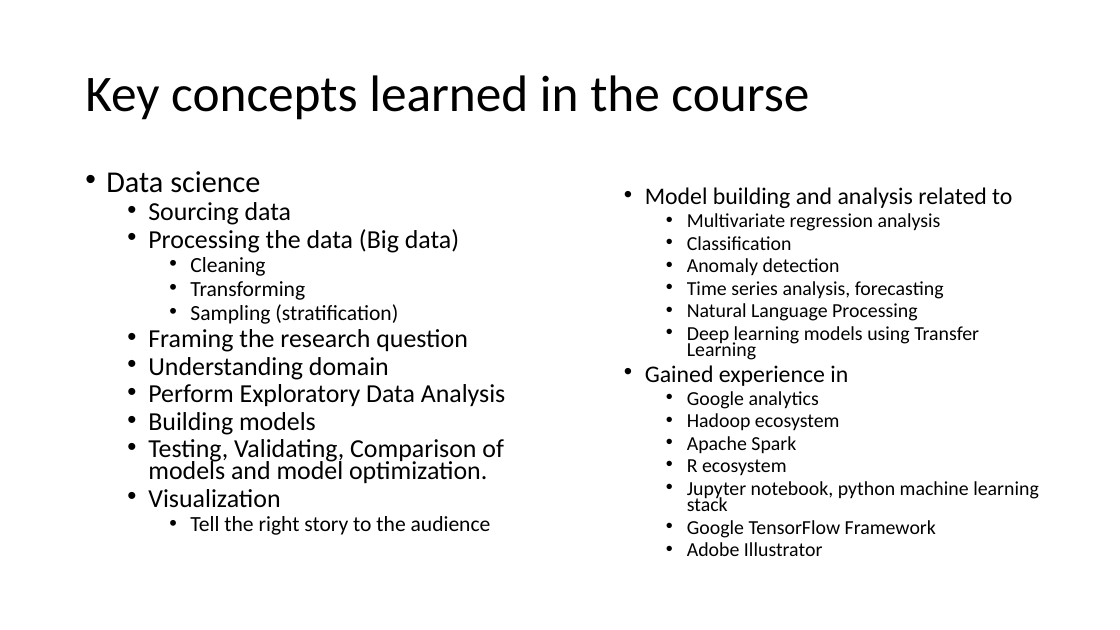
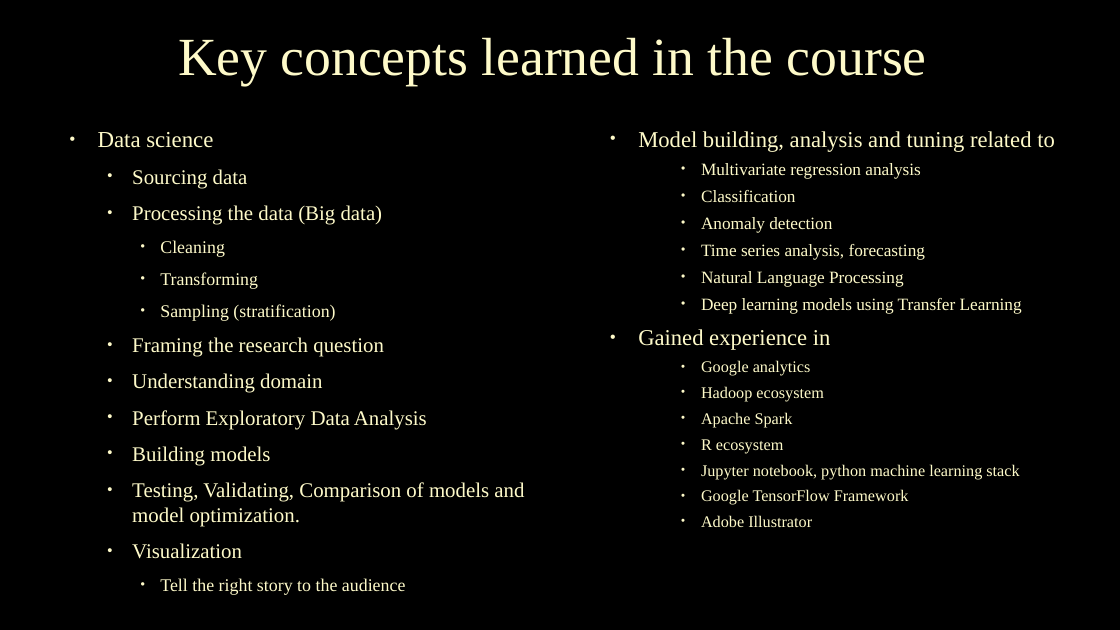
Before and after one commit to srihari-busam/MS-ADS-Portfolio, a slide deck: slide 15 of MS ADS.pptx. Drawn at 1120x630 pixels with LibreOffice and Linux fonts; fonts in the diff are those of the drawing; background and template pictures are left out. Boxes give left, top, right and bottom in pixels: in the first picture for what was removed or moved away, otherwise in the second. Text is boxed around its words. In the diff, an @@ line names an element or a change of style, - is before the commit and + after.

```diff
--- a/MS ADS.pptx
+++ b/MS ADS.pptx
@@ background #FFFFFF to picture (left out) @@
@@ title "Key concepts learned in the ...": place and size @@
-title "Key concepts learned in the ..." at (85,75,809,120)
+title "Key concepts learned in the ..." at (178,37,927,85)
@@ title "Key concepts learned in the ..." at (178,37,927,85): size 44 to 46 pt, font Calibri to Times New Roman, text colour #000000 to #FEFAC9, letter outline none to #404040 0.75 pt; alignment left to centre @@
@@ text "Data science": place and size @@
-text "Data science" at (106,171,506,535)
+text "Data science" at (98,132,524,595)
@@ text "Data science" at (98,132,524,595): size 25.9 to 19.6 pt in "Data science"; font Calibri to Times New Roman, text colour #000000 to #FEFAC9, letter outline none to #404040 0.75 pt; size 22.2 to 17.9 pt in "Sourcing data", "Processing the data (Big data)", "Framing the research question", "Understanding domain" and 4 more places; size 18.5 to 15.3 pt in "Cleaning", "Transforming", "Sampling (stratification)", "Tell the right story to the audience"; indent changed; line spacing 0.7 to 0.9; line spacing 0.7 to 1; more space between paragraphs @@
@@ text "Model building, analysis and tuning ...": place and size @@
-text "Model building, analysis and tuning ..." at (645,187,1039,556)
+text "Model building, analysis and tuning ..." at (638,163,1022,527)
@@ text at (638,163,1022,527): size 17 to 14.8 pt in "Multivariate regression analysis", "Classification", "Anomaly detection", "Time series analysis, forecasting" and 2 more places; font Calibri to Times New Roman, text colour #000000 to #FEFAC9, letter outline none to #404040 0.75 pt in "Multivariate regression analysis", "Classification", "Anomaly detection", "Time series analysis, forecasting" and 10 more places; size 20.4 to 19.4 pt in "Gained experience in"; size 17 to 13.9 pt in "Google analytics", "Hadoop ecosystem", "Apache Spark", "R ecosystem" and 3 more places; indent changed; line spacing 0.7 to 0.8; more space between paragraphs; line spacing 0.7 to 0.9 @@
@@ text at (645,187,1012,208): text changed; size 20.4 to 19.4 pt; font Calibri to Times New Roman; text colour #000000 to #FEFAC9 @@
-  • Model building and analysis related to
+  • Model building, analysis and tuning related to
```
Also in this commit, not shown: 16 other slides changed, 1 slide added, 1 slide removed, 1 other file.
